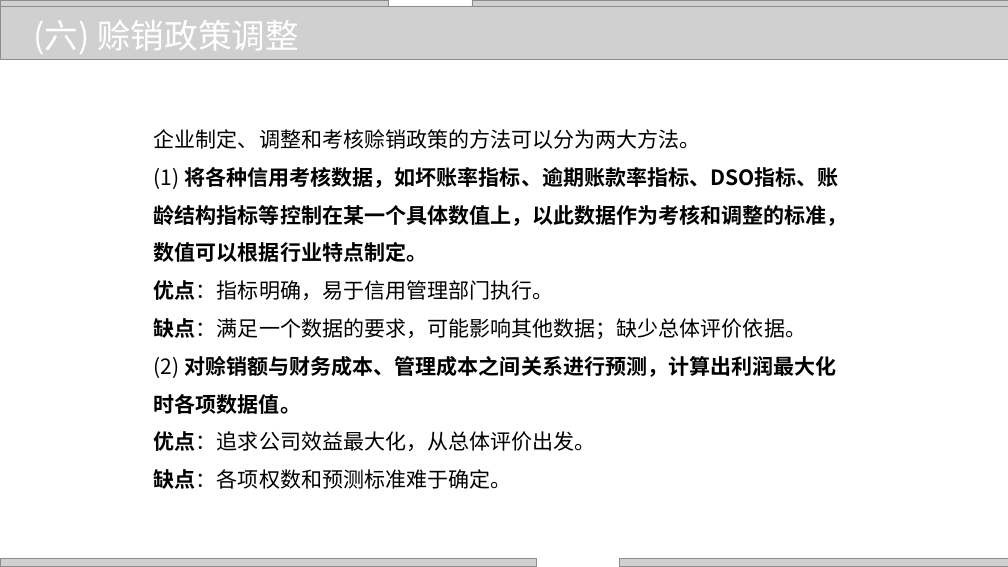
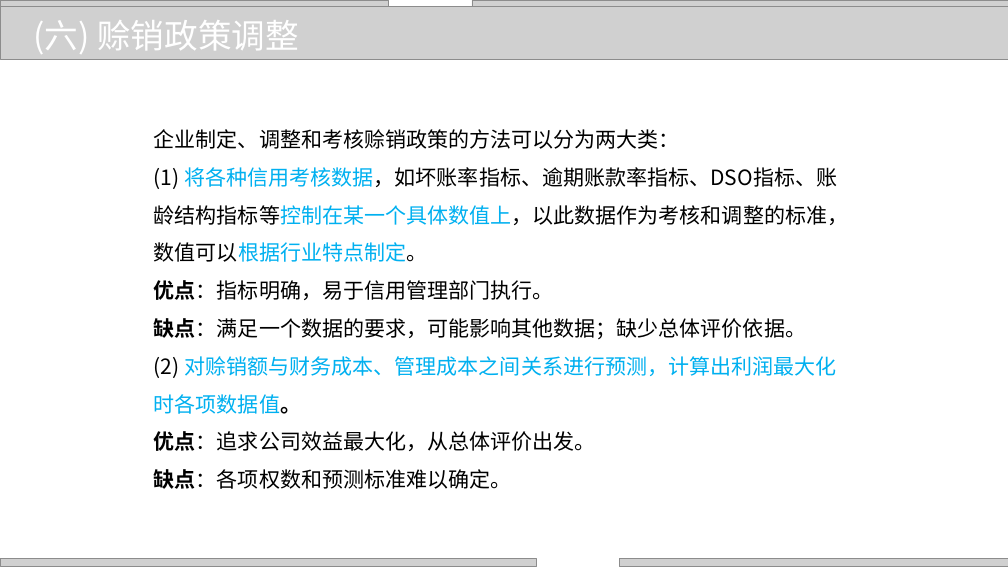
Before and after one commit to zhangjianzhang/internet_credit, a slide deck: slide 55 of files/slides/lecture_10.pptx (slide 56 before the commit). Drawn at 1008x567 pixels with LibreOffice and Linux fonts; fonts in the diff are those of the drawing; grey boxes stand for pictures; background and template pictures are left out. Boxes give left, top, right and bottom in pixels: in the first picture for what was removed or moved away, otherwise in the second. Text is boxed around its words. In the diff, an @@ line names an element or a change of style, - is before the commit and + after.

```diff
--- a/files/slides/lecture_10.pptx
+++ b/files/slides/lecture_10.pptx
@@ text at [154, 129, 680, 149]: text changed @@
-企业制定、调整和考核赊销政策的方法可以分为两大方法。
+企业制定、调整和考核赊销政策的方法可以分为两大类：
@@ text at [154, 167, 848, 414]: text colour #000000 to #00B0F0, bold off in "将各种信用考核数据，如坏账率指标、逾期账款率指标、DSO指标、账龄结构指标等控制在某一个具体数值上，以此数据作为考核和调 ...", "对赊销额与财务成本、管理成本之间关系进行预测，计算出利润最大化时各项数据值。" @@
@@ text at [154, 469, 512, 489]: text changed @@
-缺点：各项权数和预测标准难于确定。
+缺点：各项权数和预测标准难以确定。
```
Also in this commit, not shown: 48 other slides changed, 1 slide removed, 4 other files.
